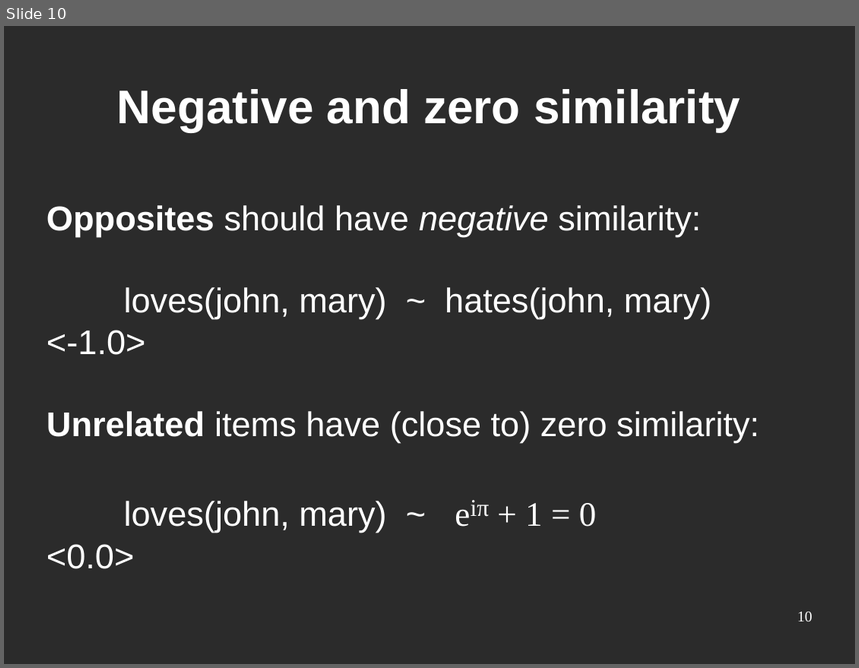
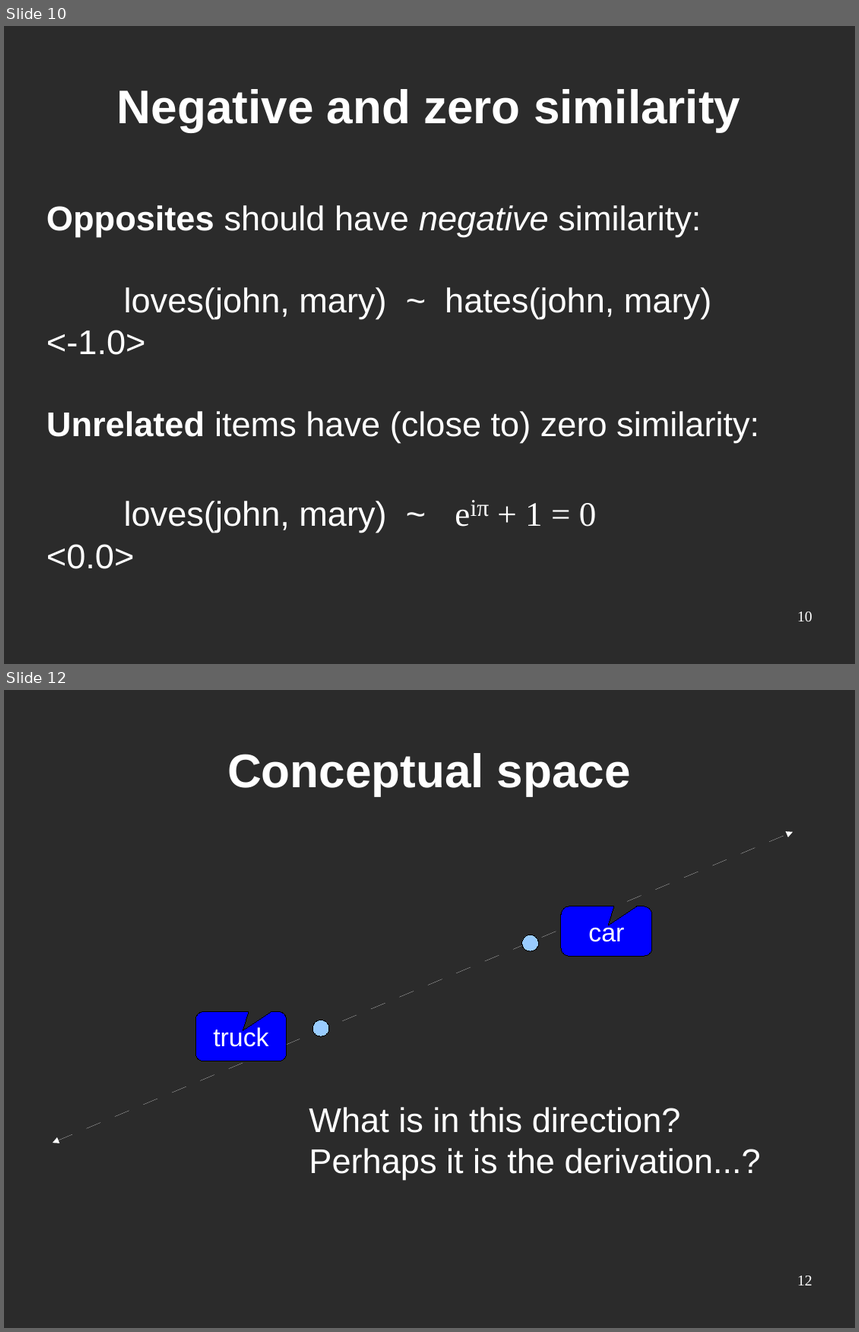
Before and after one commit to srvarey/genifer, a slide deck: slides/Genifer - associative memory.odp. Shown one above the other, each under a label of ours: slide 10 before the commit, slides 10 and 12 after it; the slides between them are not shown. The pictures are 859x668 and 859x1332 pixels, drawn with LibreOffice and Linux fonts; fonts in the diff are those of the drawing; background and template pictures are left out; a plain dark background stands for a picture behind light text. Boxes give left, top, right and bottom in pixels: in the first picture for what was removed or moved away, otherwise in the second. Text is boxed around its words. In the diff, an @@ line names an element or a change of style, - is before the commit and + after.

```diff
--- a/slides/Genifer - associative memory.odp
+++ b/slides/Genifer - associative memory.odp
@@ slide 12 added at box(4, 690, 855, 1328), background picture (left out) @@
@@ title added at box(227, 753, 631, 796), 44 pt, text #FFFFFF, bold @@
+Conceptual space
@@ double arrow added from (53, 1144) to (794, 832), #FFFFFF 0 pt @@
@@ rounded speech box added at box(561, 907, 652, 956), fill #0000FF, outline #000000 0 pt, 24 pt, text #FFFFFF @@
+car
@@ ellipse added at box(522, 935, 538, 951), fill #99CCFF, outline #000000 0 pt @@
@@ rounded speech box added at box(196, 1012, 287, 1062), fill #0000FF, outline #000000 0 pt, 24 pt, text #FFFFFF @@
+truck
@@ ellipse added at box(313, 1020, 329, 1036), fill #99CCFF, outline #000000 0 pt @@
@@ text added at box(309, 1107, 761, 1179), 32 pt, text #FFFFFF @@
+What is in this direction?
+Perhaps it is the derivation...?
@@ page number added at box(797, 1276, 813, 1286), 14 pt, text #FFFFFF @@
+12
```
Also in this commit, not shown: 2 slides changed, 3 other slides added, 3 other files.
